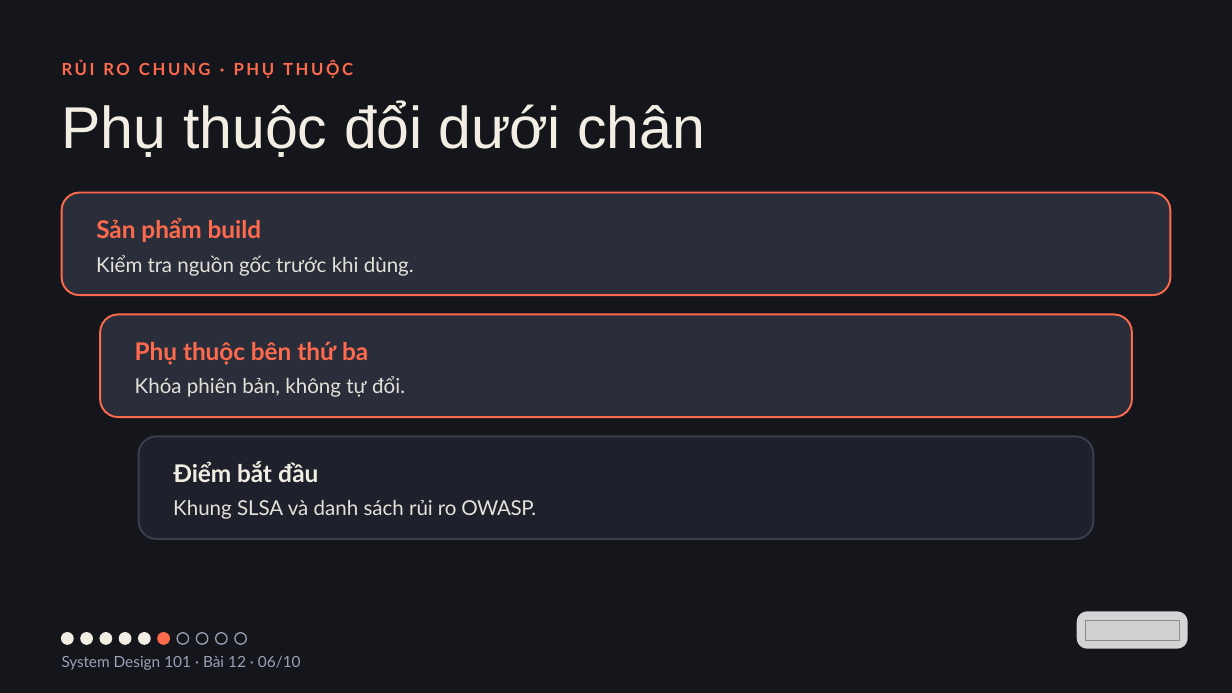
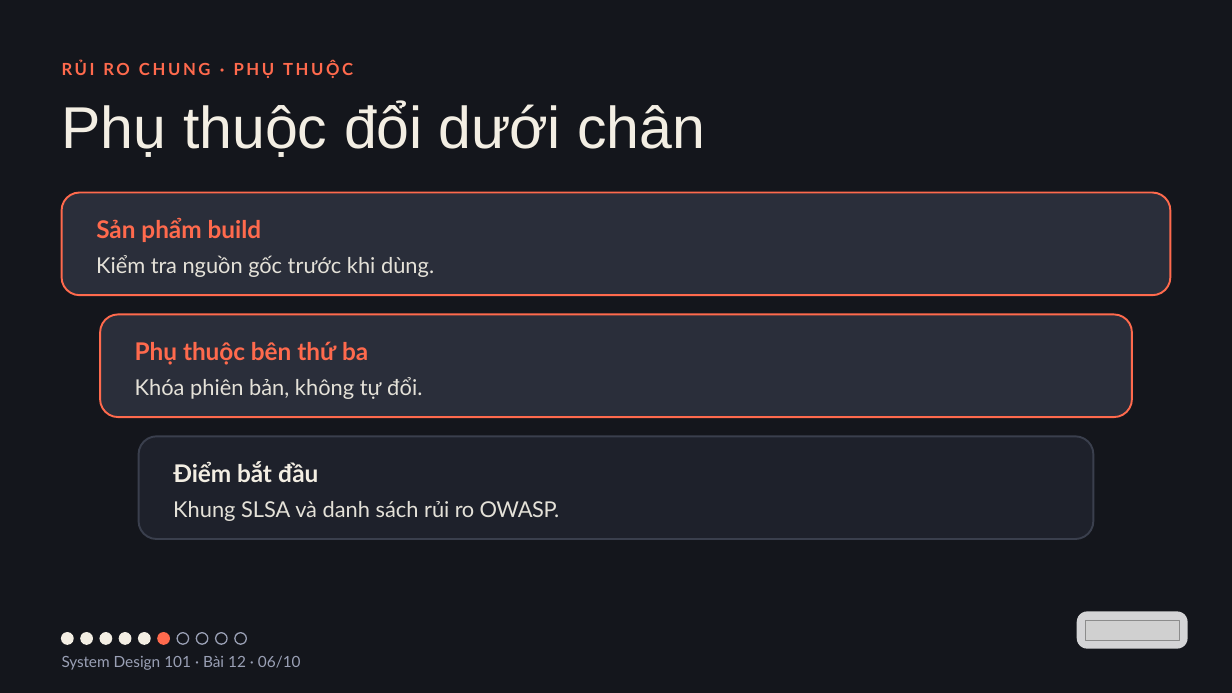
Before and after one commit to vohoailinh90/tool-marketing-studio, a slide deck: slide 6 of system-design-101/vi/lessons/sd-13-012/slides/sd-13-012.pptx. Drawn at 1232x693 pixels with LibreOffice and Linux fonts; fonts in the diff are those of the drawing; grey boxes stand for pictures. Boxes give left, top, right and bottom in pixels: in the first picture for what was removed or moved away, otherwise in the second. Text is boxed around its words. In the diff, an @@ line names an element or a change of style, - is before the commit and + after.

```diff
--- a/system-design-101/vi/lessons/sd-13-012/slides/sd-13-012.pptx
+++ b/system-design-101/vi/lessons/sd-13-012/slides/sd-13-012.pptx
@@ text "Kiểm tra nguồn gốc trước ..." at box(96, 255, 434, 277): size 24 to 25.5 pt; letter spacing -0.1 to -0.2 pt in "gốc" @@
@@ text "Khóa phiên bản, không tự ..." at box(135, 377, 422, 399): size 24 to 25.5 pt; letter spacing 0 to -0.1 pt in "Khóa" @@
@@ text "Khung SLSA và danh sách ..." at box(173, 501, 560, 521): size 24 to 25.5 pt @@
```
Also in this commit, not shown: 2 other slides changed, 4 other files.
